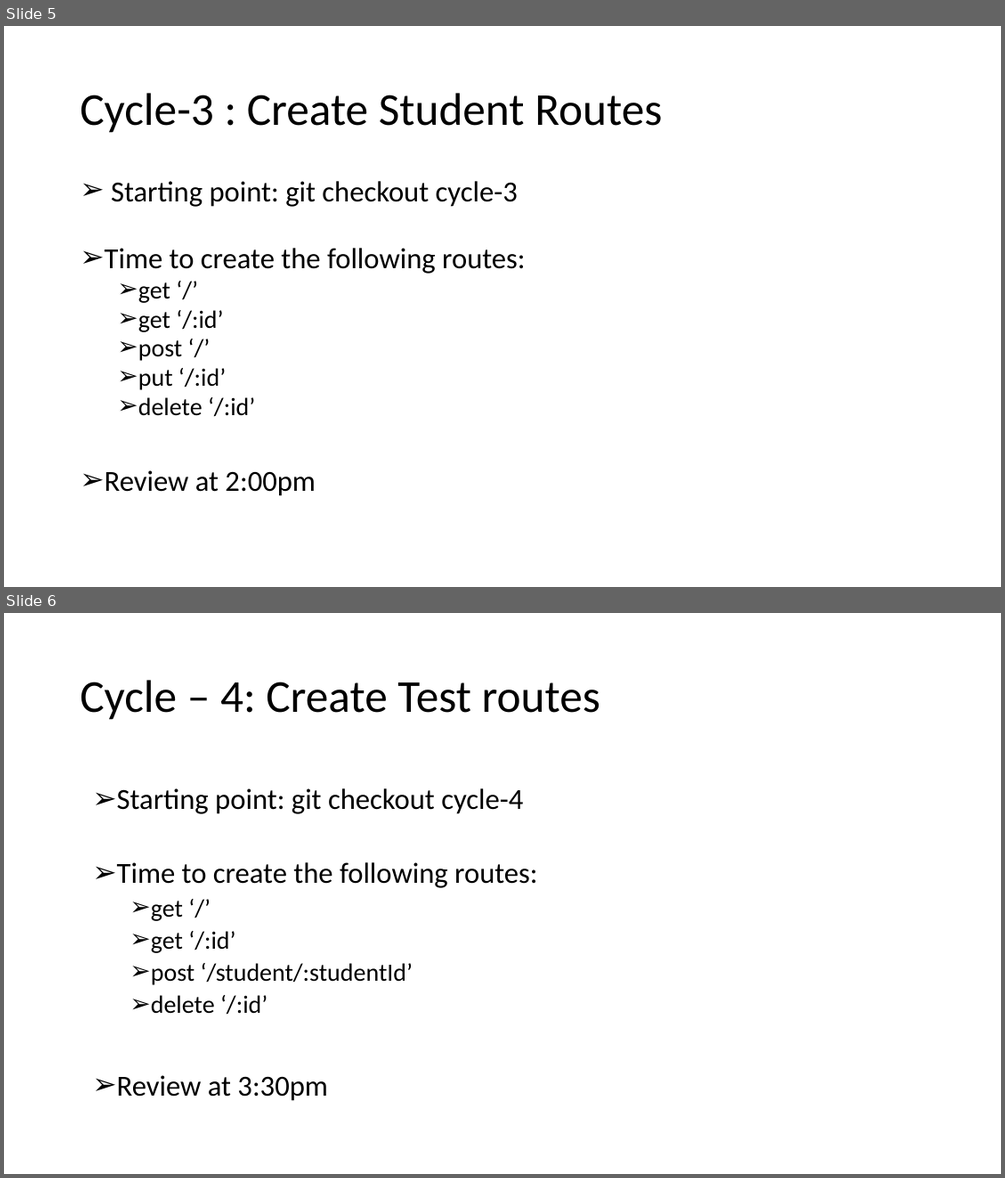
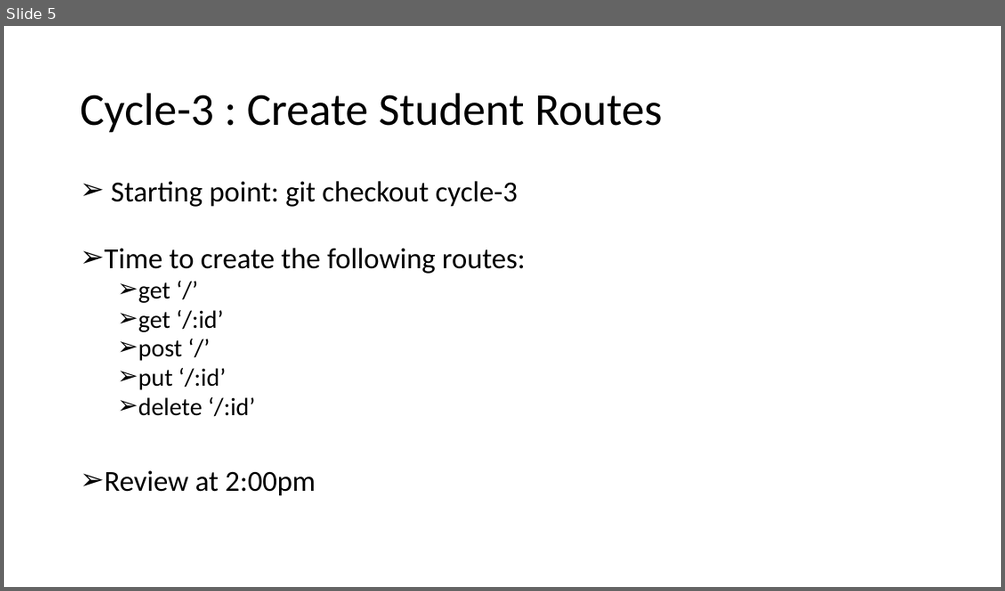
Before and after one commit to FullstackAcademy/Study-Saturday-React, a slide deck: Study Staurday - w3.pptx. Shown one above the other, each under a label of ours: slides 5 and 6 before the commit, slide 5 after it. The pictures are 1005x1178 and 1005x591 pixels, drawn with LibreOffice and Linux fonts; fonts in the diff are those of the drawing. Boxes give left, top, right and bottom in pixels: in the first picture for what was removed or moved away, otherwise in the second. Text is boxed around its words. In the diff, an @@ line names an element or a change of style, - is before the commit and + after.

```diff
--- a/Study Staurday - w3.pptx
+++ b/Study Staurday - w3.pptx
@@ slide 6 removed at (4, 613, 1001, 1174), background #FFFFFF @@
@@ title removed at (80, 680, 600, 720) @@
-Cycle – 4: Create Test routes
@@ text removed at (117, 788, 537, 1101) @@
-➢ Starting point: git checkout cycle-4
-➢ Time to create the following routes:
-  ➢ get ‘/’
-  ➢ get ‘/:id’
-  ➢ post ‘/student/:studentId’
-  ➢ delete ‘/:id’
-➢ Review at 3:30pm
```
Also in this commit, not shown: 2 slides changed, 1 slide added, 1 other slide removed.
